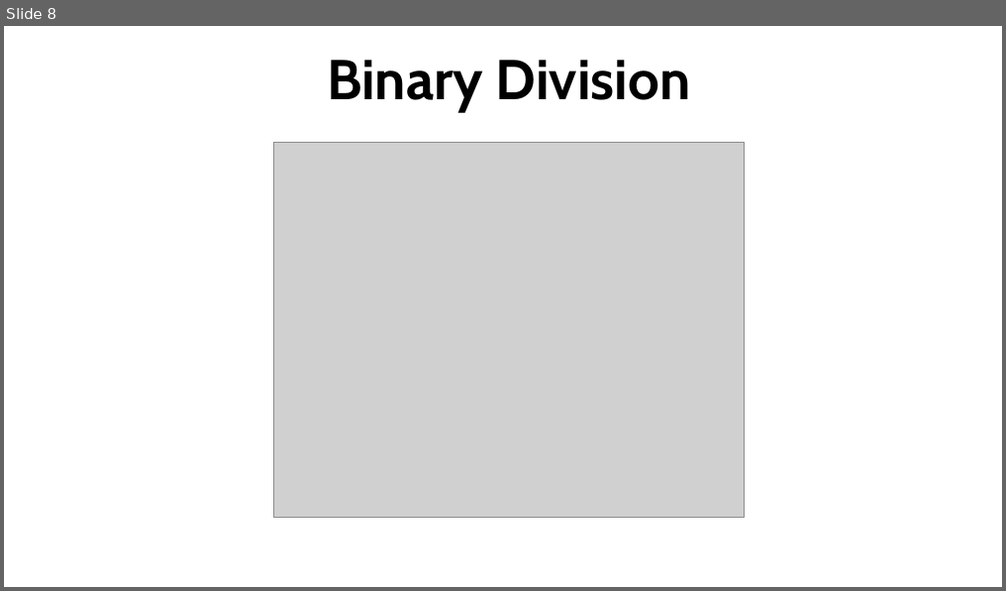
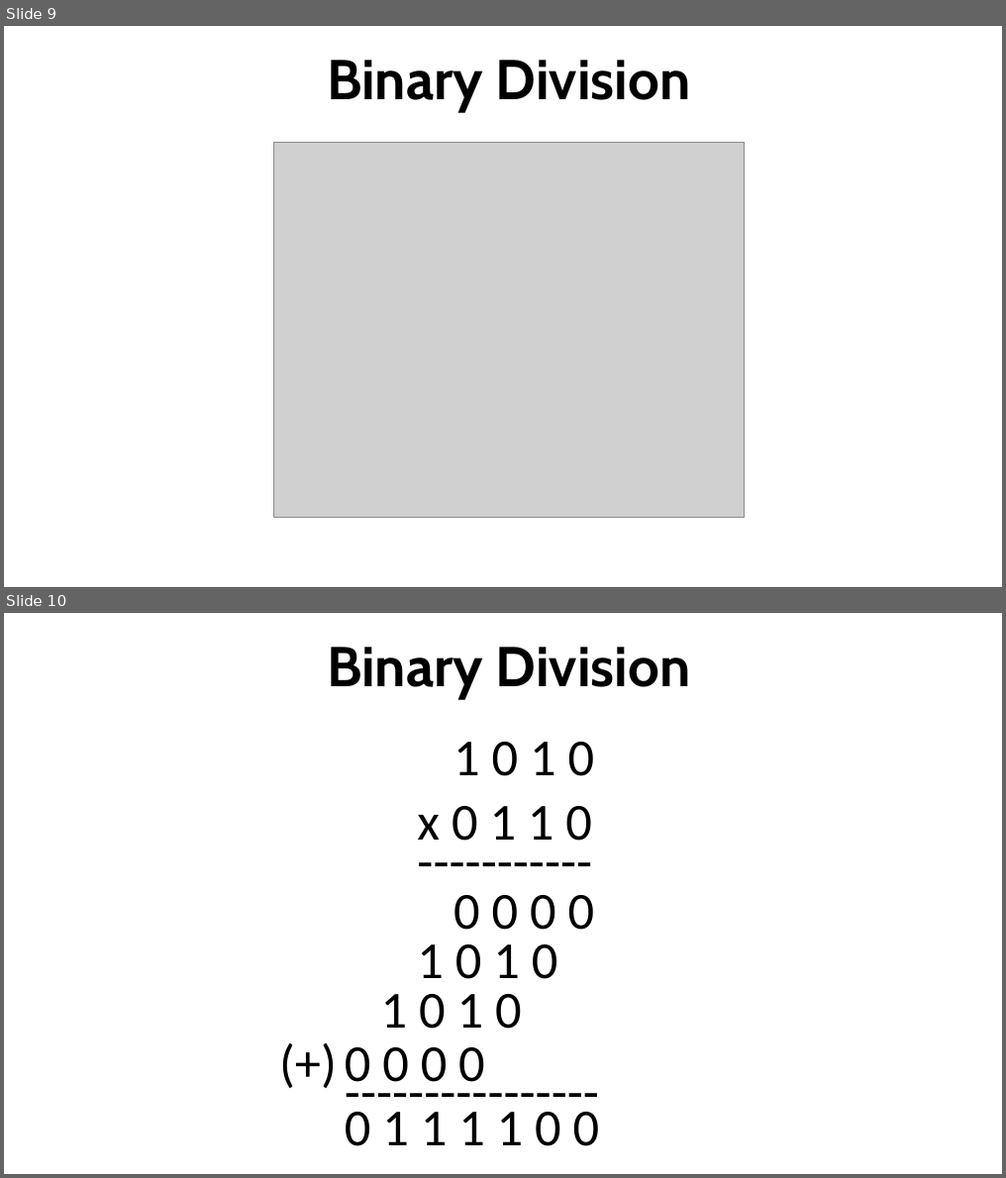
Before and after one commit to jamenggay/CCINCOML, a slide deck: Part 4 - Number System/Binary Operations.pptx. Shown one above the other, each under a label of ours: slide 8 before the commit, slides 9 and 10 after it. The pictures are 1006x591 and 1006x1178 pixels, drawn with LibreOffice and Linux fonts; fonts in the diff are those of the drawing; grey boxes stand for pictures; background and template pictures are left out. Boxes give left, top, right and bottom in pixels: in the first picture for what was removed or moved away, otherwise in the second. Text is boxed around its words. In the diff, an @@ line names an element or a change of style, - is before the commit and + after.

```diff
--- a/Part 4 - Number System/Binary Operations.pptx
+++ b/Part 4 - Number System/Binary Operations.pptx
@@ slide 10 added at (x1=4, y1=613, x2=1002, y2=1174), background picture (left out) @@
@@ title added at (x1=327, y1=647, x2=690, y2=699), 54 pt, text #000000, bold @@
+Binary Division
@@ text added at (x1=453, y1=742, x2=595, y2=776), 50 pt, text #000000 @@
+1 0 1 0
@@ text added at (x1=417, y1=806, x2=592, y2=841), 50 pt, text #000000 @@
+x 0 1 1 0
@@ text added at (x1=410, y1=825, x2=602, y2=895), 50 pt, text #000000 @@
+-----------
@@ text added at (x1=453, y1=895, x2=595, y2=930), 50 pt, text #000000 @@
+0 0 0 0
@@ text added at (x1=417, y1=945, x2=558, y2=979), 50 pt, text #000000 @@
+1 0 1 0
@@ text added at (x1=381, y1=994, x2=522, y2=1029), 50 pt, text #000000 @@
+1 0 1 0
@@ text added at (x1=272, y1=1026, x2=348, y2=1096), 50 pt, text #000000 @@
+(+)
@@ text added at (x1=338, y1=1055, x2=615, y2=1125), 50 pt, text #000000 @@
+----------------
@@ text added at (x1=345, y1=1048, x2=485, y2=1082), 50 pt, text #000000 @@
+0 0 0 0
@@ text added at (x1=345, y1=1112, x2=600, y2=1147), 50 pt, text #000000 @@
+0 1 1 1 1 0 0
@@ what was slide 8 is now slide 9 @@
```
Also in this commit, not shown: 1 other slide added, 1 other file.
